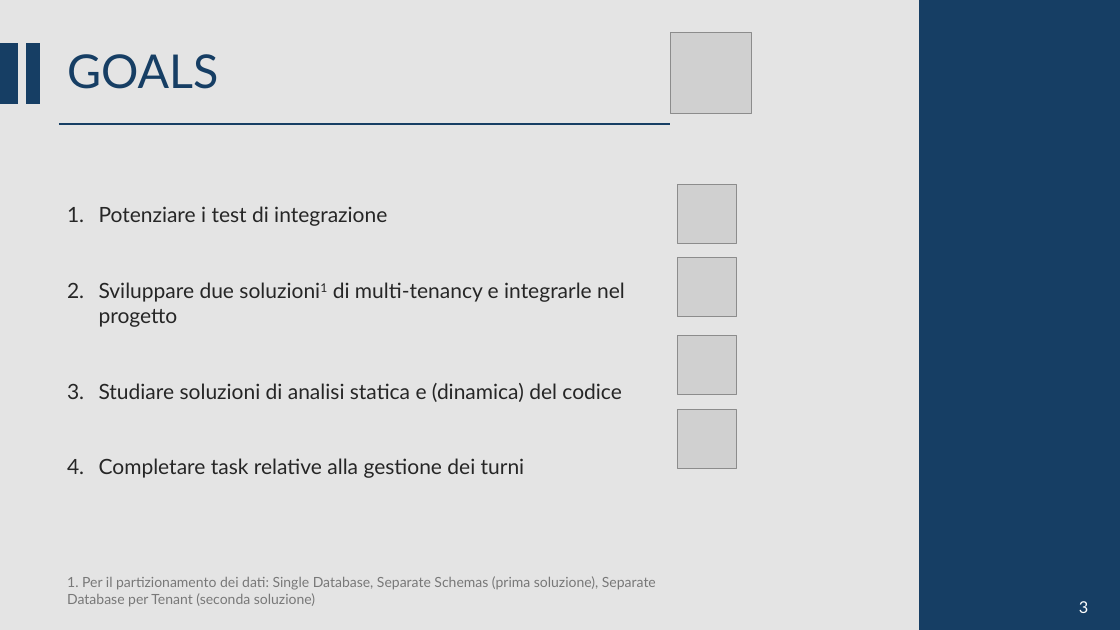
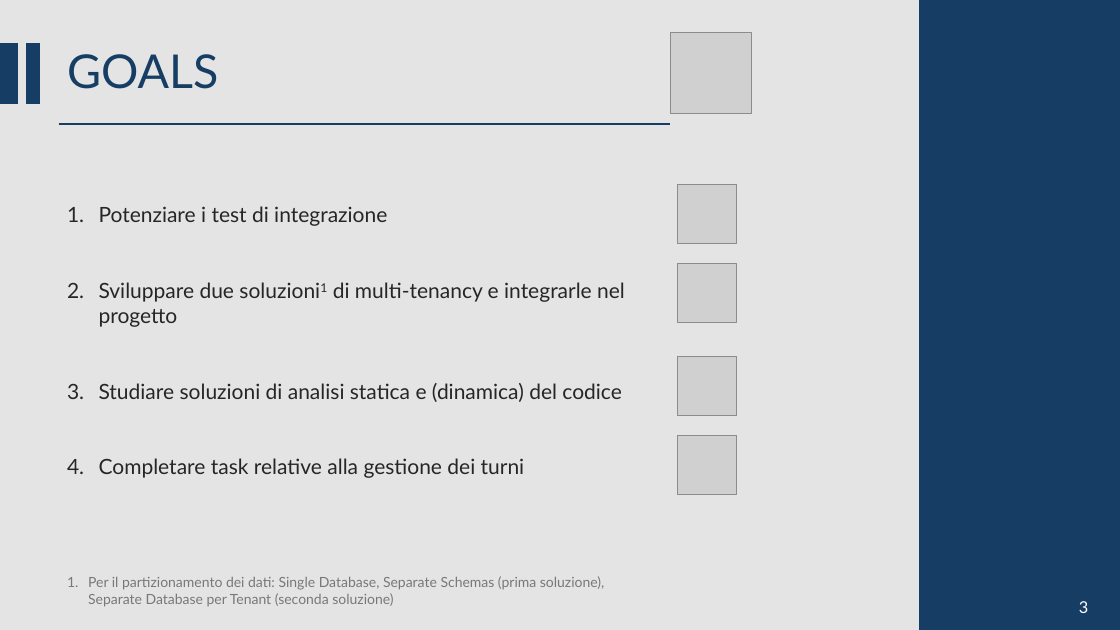
Before and after one commit to CSW-Teams/MS3-docs, a slide deck: slide 3 of ShiftsHappen/Sprint 2/CSW Sprint 2.pptm. Drawn at 1120x630 pixels with LibreOffice and Linux fonts; fonts in the diff are those of the drawing; grey boxes stand for pictures. Boxes give left, top, right and bottom in pixels: in the first picture for what was removed or moved away, otherwise in the second. Text is boxed around its words. In the diff, an @@ line names an element or a change of style, - is before the commit and + after.

```diff
--- a/ShiftsHappen/Sprint 2/CSW Sprint 2.pptm
+++ b/ShiftsHappen/Sprint 2/CSW Sprint 2.pptm
@@ picture: place and size @@
-picture at (678,258,737,317)
+picture at (678,264,737,323)
@@ picture: place and size @@
-picture at (678,335,737,394)
+picture at (678,356,737,415)
@@ picture: place and size @@
-picture at (678,410,737,469)
+picture at (678,435,737,494)
@@ text at (88,576,604,607): text changed @@
-1. Per il partizionamento dei dati: Single Database, Separate Schemas (prima soluzione), Separate Database per Tenant (seconda soluzione)
+1. Per il partizionamento dei dati: Single Database, Separate Schemas (prima soluzione), Separate Database per Tenant (seconda soluzione)
```
Also in this commit, not shown: 6 other slides changed, 4 slides added, 1 slide removed.
